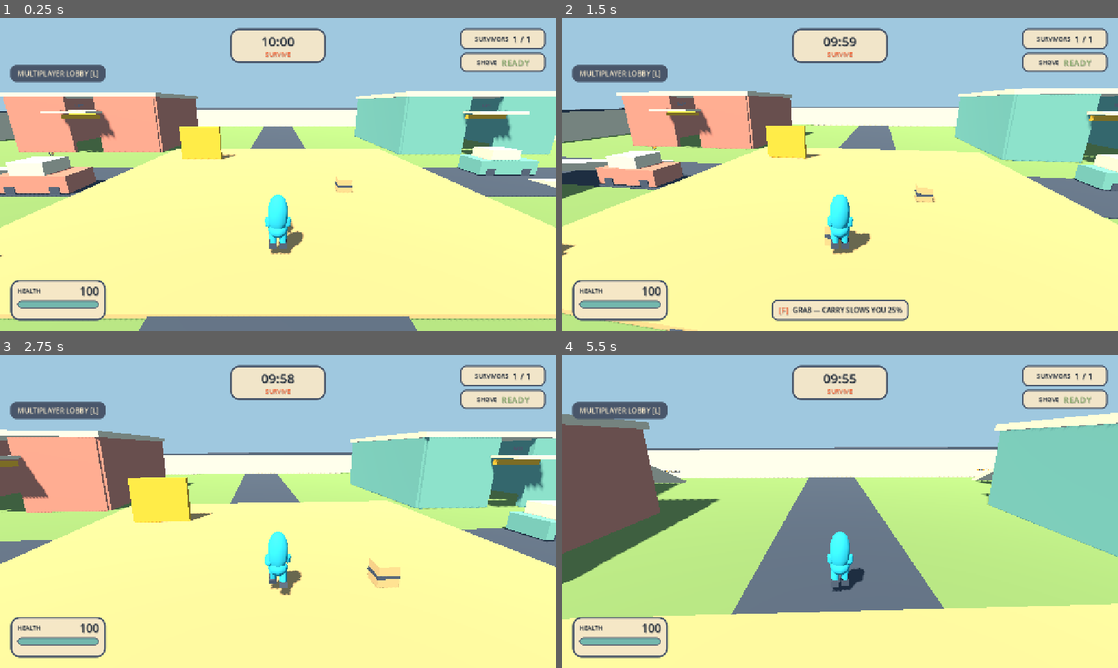
Above: before the commit, frames 1-4 (two rows, left to right).
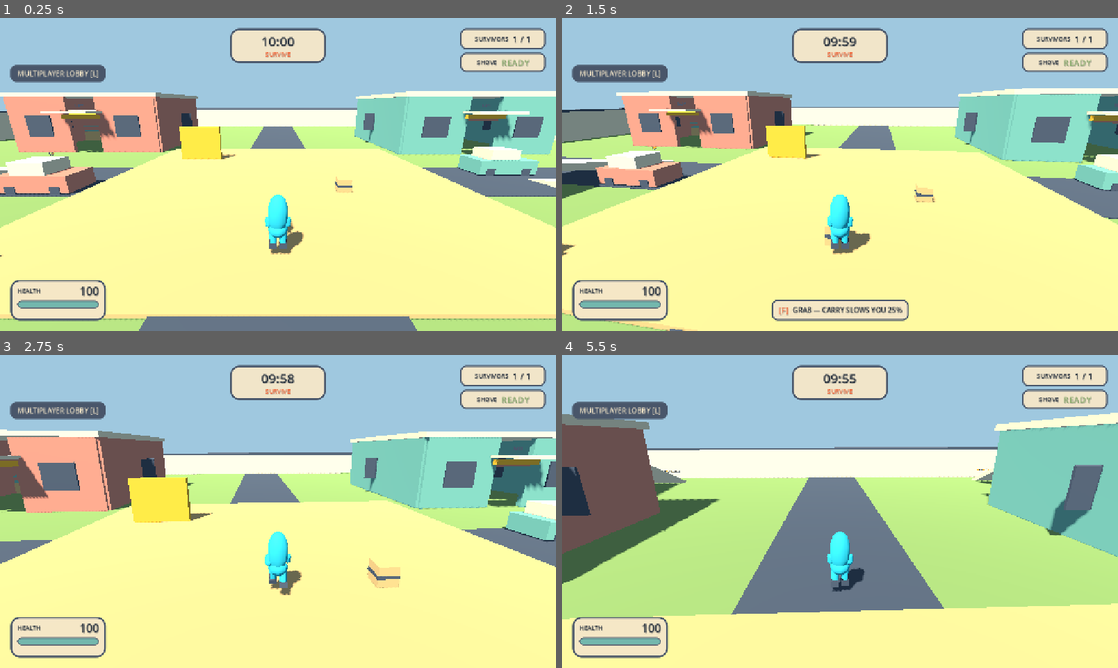
Above: after the commit, the same moments.

Repository: phucle297/idunno
Game: Godot game, scene res://scenes/main.tscn
The game is run twice, just before and just after one commit, with the same random seed, the same clock (stepped at 60 frames per second) and the same inputs. Sound files missing from this copy of the repository are replaced by a short silence.
Inputs (mouse positions are in pixels of both pictures, inside the frame that each line leads up to):
- Up to frame 1 (0.25 s): no input
- Up to frame 2 (1.5 s): tap Enter (ui_accept) at 0.5 s; move the mouse to (867, 174) at 0.52 s; hold C (crouch) 0.53-1.28 s; hold W (move_forward) from 0.53 s (still down); click (867, 174) at 0.67 s; tap Space (jump) at 0.77 s; move the mouse to (812, 174) at 1.27 s; tap B (emote_cheer) at 1.35 s
- Up to frame 3 (2.75 s): keep holding W (move_forward); tap Space (jump) at 1.52 s; move the mouse to (289, 505) at 2.02 s; tap V (emote_wave) at 2.1 s
- Up to frame 4 (5.5 s): keep holding W (move_forward); move the mouse to (834, 517) at 2.77 s; tap F (grab) at 2.85 s; click (834, 517) at 2.92 s; tap Space (jump) at 3.02, 3.77, 4.52 s; move the mouse to (878, 514) at 3.52 s; tap G (shove) at 3.6 s; move the mouse to (795, 508) at 4.27 s; tap E (spectate_next) at 4.35 s; move the mouse to (845, 511) at 5.02 s; hold Q (spectate_previous) from 5.03 s (still down); click (845, 511) at 5.17 s

The runs differ from the first frame. In frame 1, 1.6% of the frame differs, in the area x 4-98%, y 30-40%; in frame 2, 1.3%; in frame 3, 1.6%; in frame 4, 1.8%, in the area x 0-98%, y 35-58%.

Commit message:
feat(town): add storefront windows and shop interior detail
Give the open buildings readable window facades (slate frames plus
translucent teal glass), a painted awning band, and a representative shop
counter/shelving clear of the doors and through-path. Visual-only: shelter
volumes, door clearance and map routes are unchanged.

Amp-Thread-ID: https://ampcode.com/threads/T-01a1330a-6b68-7301-94df-dc0b5a0abfb9
Co-authored-by: Phúc Lê <phucle.2971.dd@gmail.com>

Diff:
--- a/game/main.gd
+++ b/game/main.gd
@@ -2471,6 +2471,46 @@
 	_add_box_to(root, "EntranceLintel", Vector3(door_width + 0.5, 0.35, 0.5), Vector3(0.0, 3.0, footprint.y * 0.5 + 0.2), PALETTE.amber)
 	_add_box_to(root, "EntranceAwning", Vector3(door_width + 1.0, 0.18, 2.0), Vector3(0.0, 3.35, footprint.y * 0.5 + 0.9), PALETTE.cream)
 	_add_label_to(root, "BuildingLabel", node_name.to_upper(), Vector3(0.0, 3.85, footprint.y * 0.5 + 0.22), PALETTE.slate)
+	# Readable storefront: recessed window frames flank the entrance and repeat
+	# on the side faces, plus a broad painted awning band beneath them. These are
+	# visual-only and never alter the shelter volume or door clearance.
+	for side: float in [-1.0, 1.0]:
+		var window_x := side * (door_width * 0.5 + (footprint.x - door_width) * 0.25)
+		_add_window_facade(root, "FrontWindow%s" % ("L" if side < 0 else "R"), Vector3(window_x, 2.2, footprint.y * 0.5 + 0.165))
+		_add_window_facade(root, "SideWindow%s" % ("L" if side < 0 else "R"), Vector3(side * (footprint.x * 0.5 + 0.165), 2.2, 0.0), false)
+	_add_detail_box(root, "AwningBand", Vector3(footprint.x * 0.72, 0.28, 0.24), Vector3(0.0, 2.85, footprint.y * 0.5 + 0.02), PALETTE.coral)
+	if node_name == "Shop":
+		# A representative usable interior: counter and shelving along the west
+		# wall, clear of the two 2.4 m doors and the central through-path.
+		_add_detail_box(root, "Counter", Vector3(3.6, 0.9, 0.8), Vector3(-footprint.x * 0.5 + 2.0, 0.45, -2.6), PALETTE.sand)
+		_add_detail_box(root, "ShelfTop", Vector3(1.2, 0.12, 0.6), Vector3(-footprint.x * 0.5 + 0.8, 1.5, -2.6), PALETTE.teal)
+		_add_detail_box(root, "ShelfBottom", Vector3(1.2, 0.12, 0.6), Vector3(-footprint.x * 0.5 + 0.8, 1.05, -2.6), PALETTE.teal)
+
+
+func _add_window_facade(parent: Node3D, node_name: String, position: Vector3, _cover_vertical := true) -> void:
+	var outward := 0.04 if position.z >= 0.0 else -0.04
+	_add_detail_box(parent, node_name + "Frame", Vector3(2.0, 1.7, 0.1), position + Vector3(0, 0, outward * 0.5), PALETTE.slate)
+	var glass := _add_detail_box(parent, node_name + "Glass", Vector3(1.8, 1.5, 0.02), position + Vector3(0, 0.02, outward), PALETTE.teal)
+	(glass.mesh as BoxMesh).material = _glass_material()
+
+
+func _add_detail_box(parent: Node3D, node_name: String, size: Vector3, position: Vector3, color: Color) -> MeshInstance3D:
+	var instance := MeshInstance3D.new()
+	instance.name = node_name
+	var mesh := BoxMesh.new()
+	mesh.size = size
+	mesh.material = _material(color)
+	instance.mesh = mesh
+	instance.position = position
+	parent.add_child(instance)
+	return instance
+
+
+func _glass_material() -> StandardMaterial3D:
+	var material := _material(PALETTE.teal)
+	material.transparency = BaseMaterial3D.TRANSPARENCY_ALPHA
+	material.albedo_color = Color(PALETTE.teal, 0.42)
+	return material
 
 
 func _add_parking_garage() -> void:
